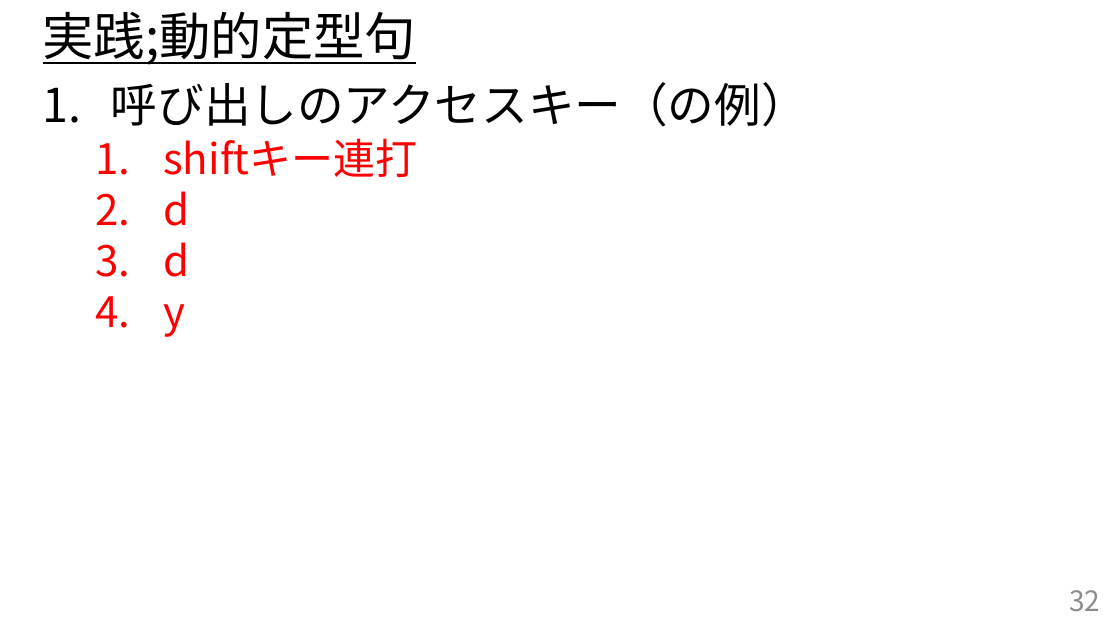
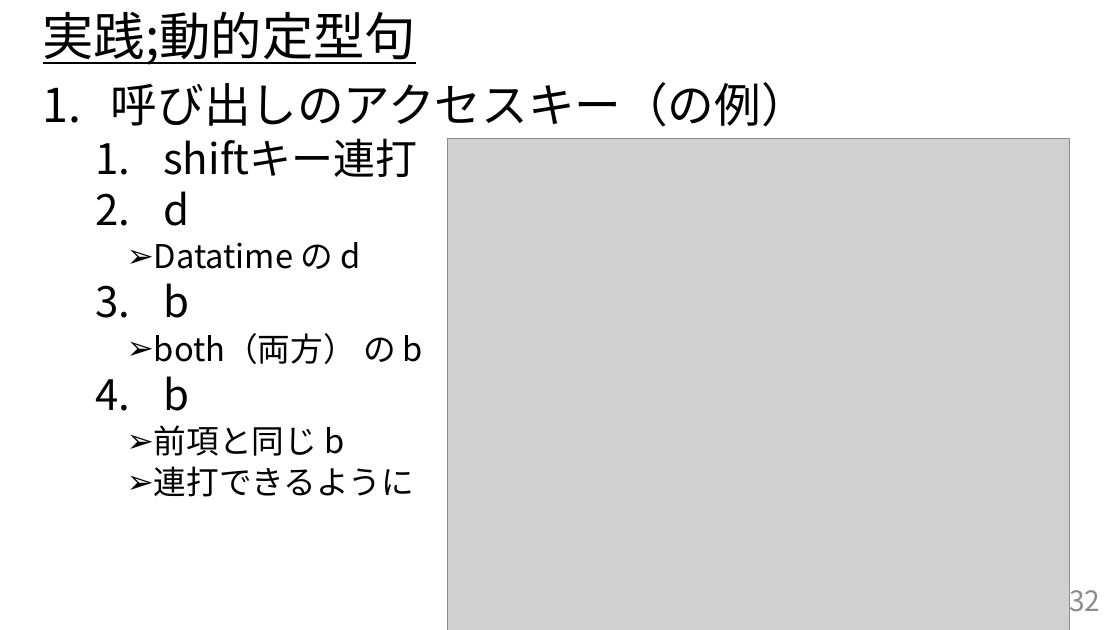
Before and after one commit to HAYAKAWATuyosi/-, a slide deck: slide 32 of ClipboardHistory/ClipboardHistoryのご紹介.pptx. Drawn at 1120x630 pixels with LibreOffice and Linux fonts; fonts in the diff are those of the drawing; grey boxes stand for pictures. Boxes give left, top, right and bottom in pixels: in the first picture for what was removed or moved away, otherwise in the second. Text is boxed around its words. In the diff, an @@ line names an element or a change of style, - is before the commit and + after.

```diff
--- a/ClipboardHistory/ClipboardHistoryのご紹介.pptx
+++ b/ClipboardHistory/ClipboardHistoryのご紹介.pptx
@@ text at <box>163,138,417,226</box>: text colour #FF0000 to #000000 in "shiftキー連打", "d" @@
@@ picture added at <box>447,139,1069,630</box> @@
@@ text at <box>154,242,423,497</box>: text changed; size 36 to 28 pt; text colour #FF0000 to #000000 @@
-  3. d
-  4. y
+    ➢ Datatime の d
+  3. b
+    ➢ both（両方） の b
+  4. b
+    ➢ 前項と同じ b
+    ➢ 連打できるように
```
Also in this commit, not shown: 9 other slides changed, 3 slides added, 1 other file.
